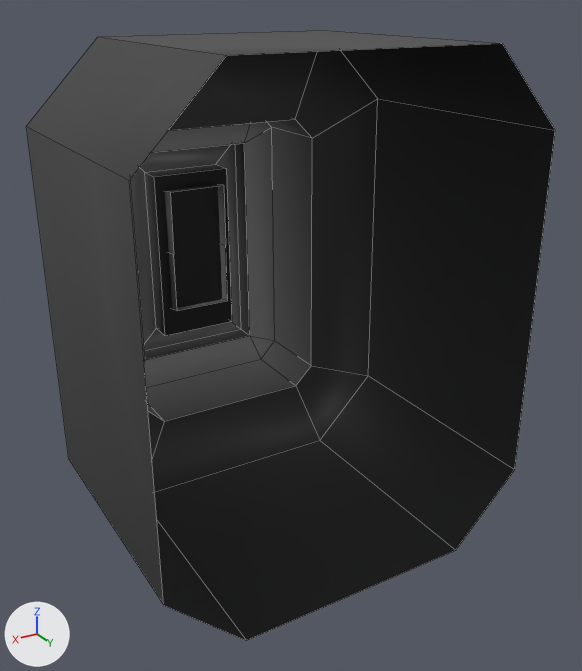
Two versions of the FBX model Assets/Art/Models/Structures/Wall Mounts/Light Switch.fbx, one commit apart.
Before and after are seen from a camera (50 mm lens) standing at (1.212, 0.172, 1.416) and looking at (0.986, -0.205, 1.228). Arrows for +X, +Y and +Z are at lower left; the lights stay in place. Mesh edges are drawn as thin lines. Where no turn or scale is listed for an object, it has been applied to the vertices.

In view in the first picture: 'Light Switch'.
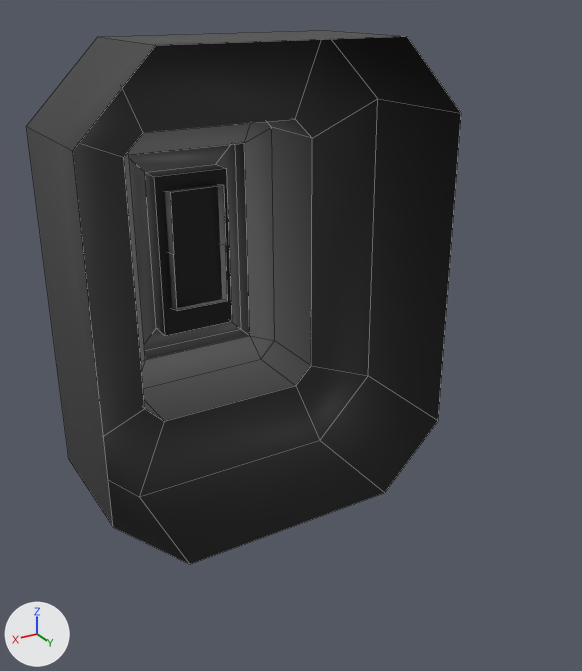
The newer file is also turned or shifted as a whole; pictures and numbers use the older file's frame.

What changed in the scene script:
```text
Change me_lightswitch_001:
    where me_lightswitch_001.from_pydata(...)  # 64 vertices, 57 faces; spans x -0.111..0.111, y -0.341..-0.11, z 1.113..1.393
    used by ob_light_switch; location = (1.0, 0.0, 0.0)
    before: 56 (0.111, -0.11, 1.154) at pixel (163, 605), 57 (0.07, -0.11, 1.113) at pixel (246, 640), 58 (0.07, -0.112, 1.393) at pixel (226, 55), 59 (0.111, -0.112, 1.351) at pixel (129, 180), 60 (-0.111, -0.11, 1.154) at pixel (514, 469)
    before: 61 (-0.07, -0.11, 1.113) at pixel (455, 550), 62 (-0.07, -0.112, 1.393) at pixel (502, 43), 63 (-0.111, -0.112, 1.351) at pixel (555, 130)
    me_lightswitch_001 part 1
    add for i in [*range(56, 64)]: me_lightswitch_001.vertices[i].co += Vector((0.0, -0.069, 0.0))
```

Changed parts and their boxes [x1, y1, x2, y2] in the pictures (582 x 671 px):
'Light Switch', reshaped (18% narrower, 12% shorter): before [27, 30, 555, 640]; after [27, 30, 461, 564]
